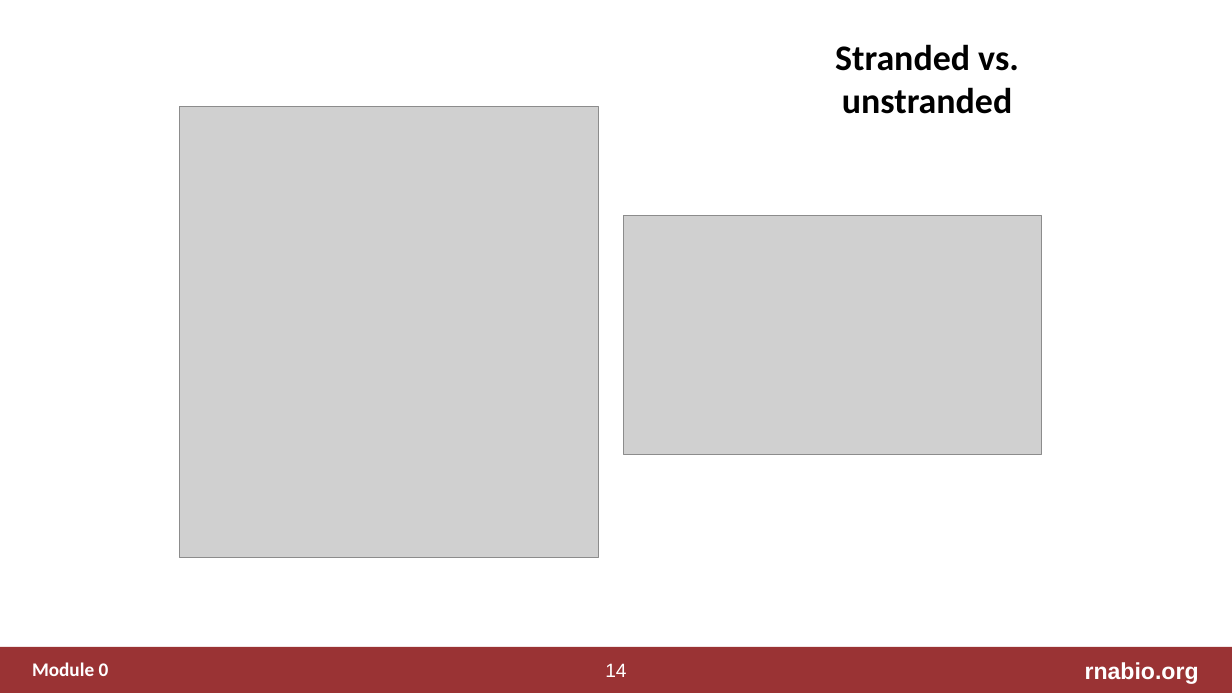
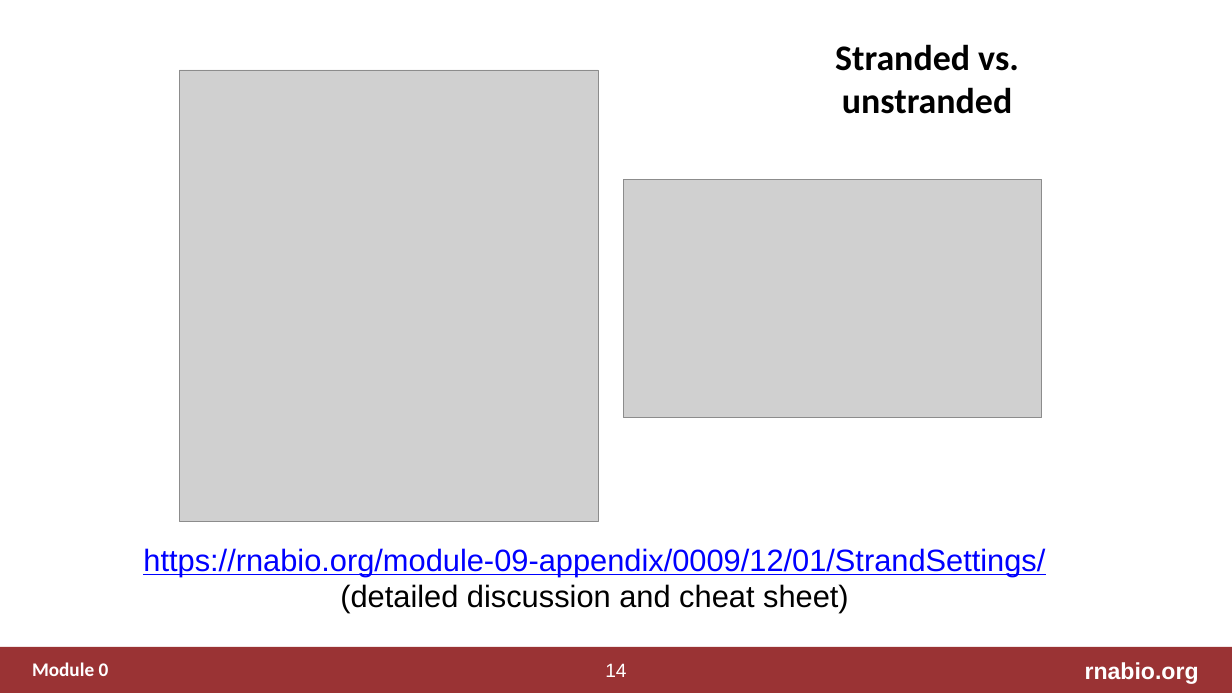
Before and after one commit to griffithlab/rnabio.org, a slide deck: slide 14 of assets/lectures/cbw/2024/full/RNASeq_Module1_IntrotoRNA.pptx. Drawn at 1232x693 pixels with LibreOffice and Linux fonts; fonts in the diff are those of the drawing; grey boxes stand for pictures. Boxes give left, top, right and bottom in pixels: in the first picture for what was removed or moved away, otherwise in the second. Text is boxed around its words. In the diff, an @@ line names an element or a change of style, - is before the commit and + after.

```diff
--- a/assets/lectures/cbw/2024/full/RNASeq_Module1_IntrotoRNA.pptx
+++ b/assets/lectures/cbw/2024/full/RNASeq_Module1_IntrotoRNA.pptx
@@ picture: place and size @@
-picture at (179, 106, 598, 558)
+picture at (179, 70, 598, 522)
@@ picture: place and size @@
-picture at (624, 215, 1043, 454)
+picture at (624, 179, 1043, 418)
@@ text added at (143, 548, 1045, 613), 24 pt, text #0000FF, underline @@
+https://rnabio.org/module-09-appendix/0009/12/01/StrandSettings/
+(detailed discussion and cheat sheet)
```
Also in this commit, not shown: 1 other slide changed, 13 other files.
